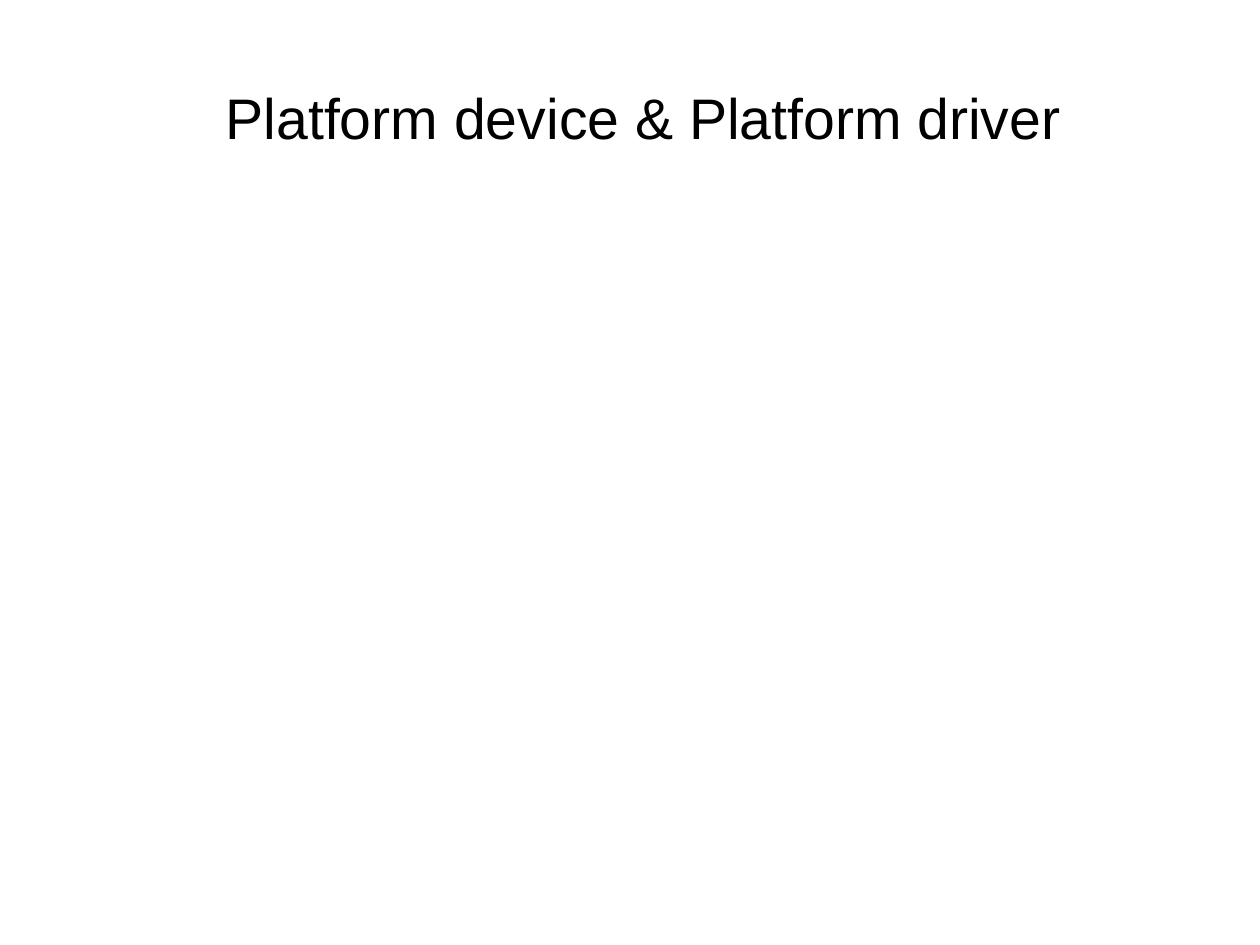
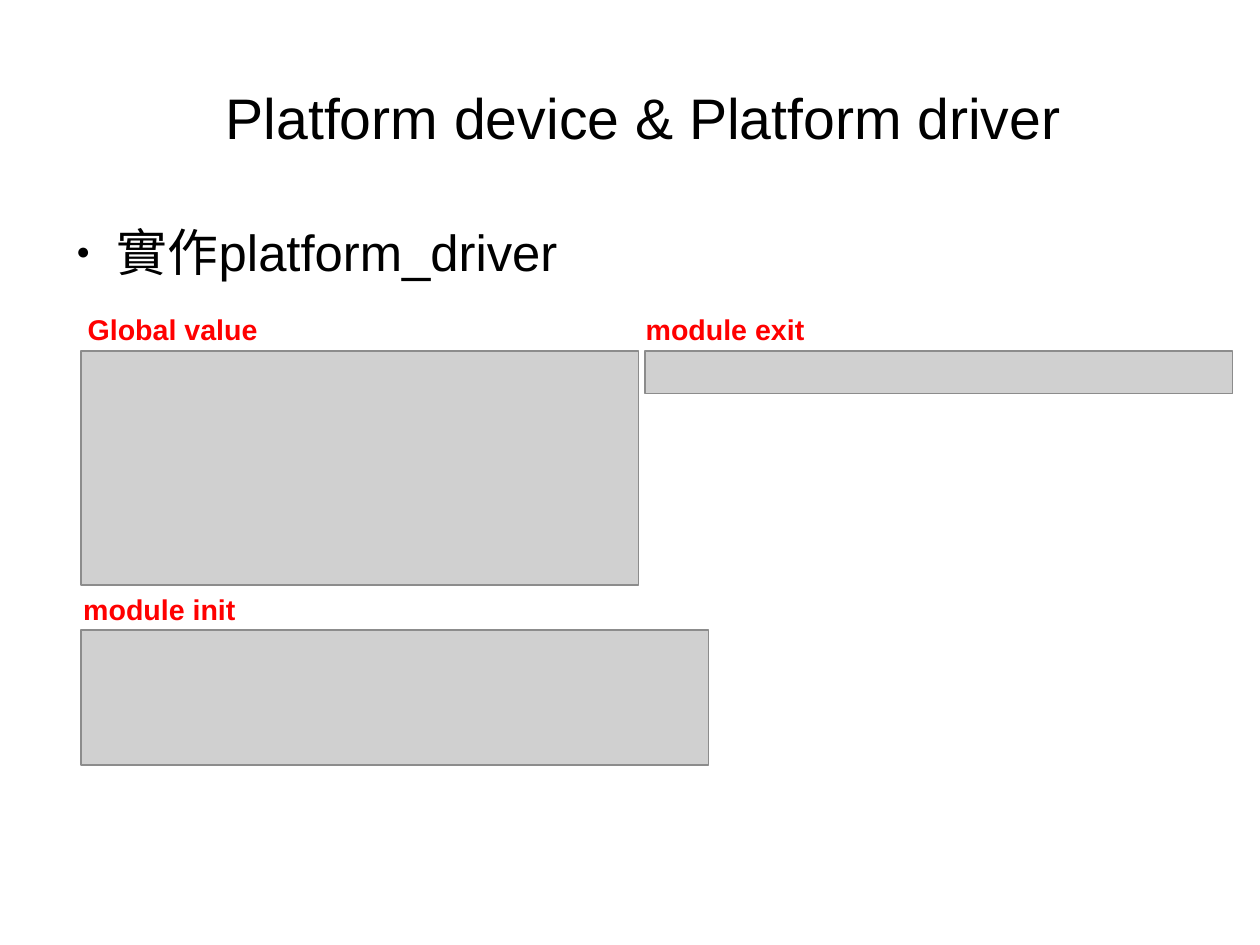
Before and after one commit to moumoon1203/linux_study, a slide deck: slide 14 of linux_study.odp. Drawn at 1260x945 pixels with LibreOffice and Linux fonts; fonts in the diff are those of the drawing; grey boxes stand for pictures. Boxes give left, top, right and bottom in pixels: in the first picture for what was removed or moved away, otherwise in the second. Text is boxed around its words. In the diff, an @@ line names an element or a change of style, - is before the commit and + after.

```diff
--- a/linux_study.odp
+++ b/linux_study.odp
@@ text added at [117, 228, 557, 282], 32 pt, text #000000 @@
+● 實作platform_driver
@@ text added at [88, 319, 257, 341], 18 pt, text #FF0000, bold @@
+Global value
@@ text added at [646, 319, 804, 341], 18 pt, text #FF0000, bold @@
+module exit
@@ picture added at [81, 351, 639, 585] @@
@@ picture added at [645, 351, 1233, 393] @@
@@ text added at [83, 599, 236, 621], 18 pt, text #FF0000, bold @@
+module init
@@ picture added at [81, 630, 709, 765] @@
```
Also in this commit, not shown: 5 other slides changed, 26 slides added, 3 other files.
